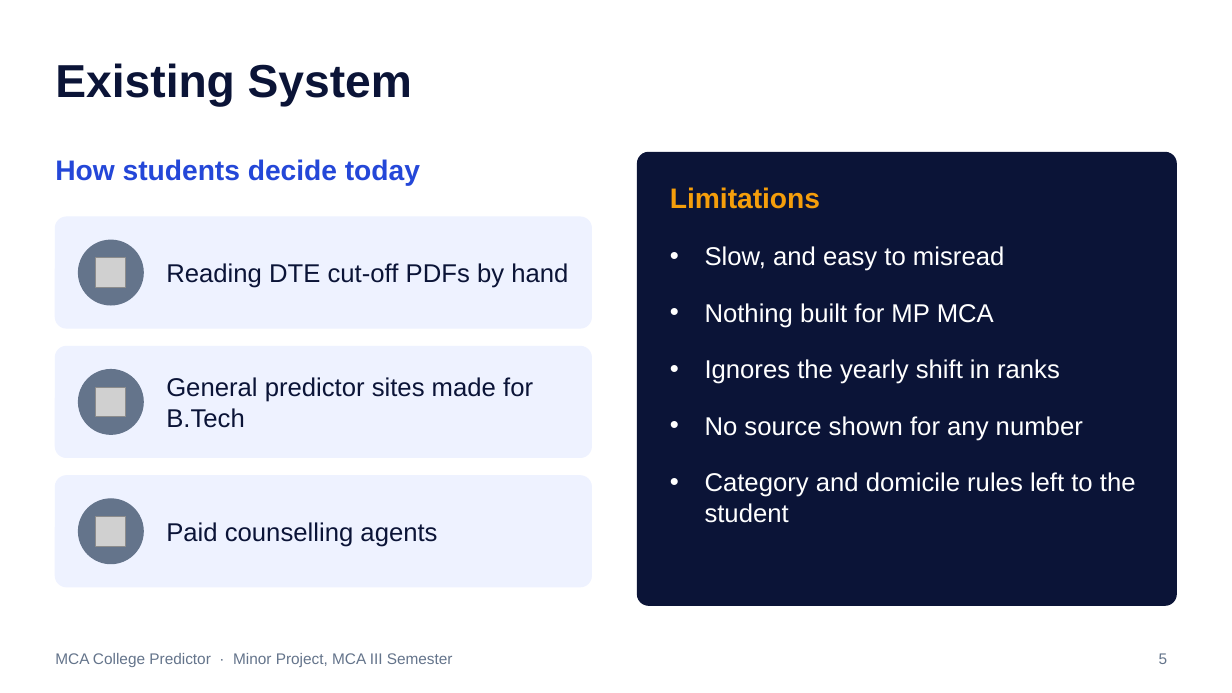
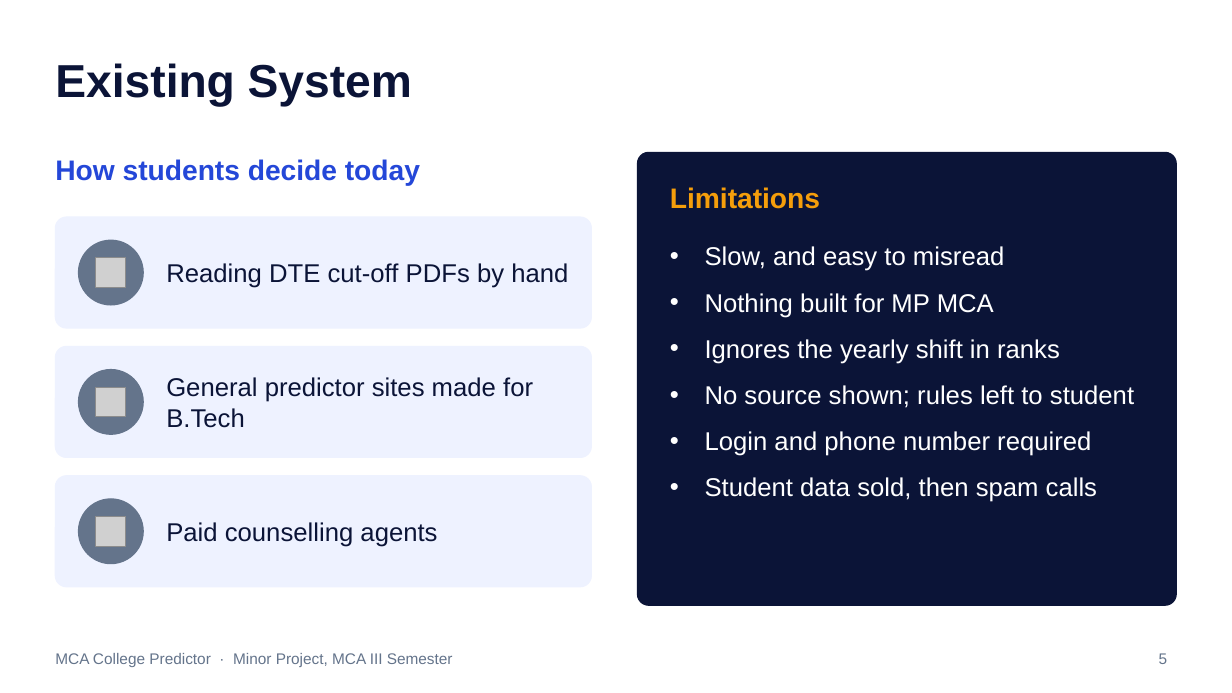
Before and after one commit to i-bhagyashree/mca-college-predictor, a slide deck: slide 5 of presentation/MCA_College_Predictor_Presentation.pptx. Drawn at 1232x693 pixels with LibreOffice and Linux fonts; fonts in the diff are those of the drawing; grey boxes stand for pictures. Boxes give left, top, right and bottom in pixels: in the first picture for what was removed or moved away, otherwise in the second. Text is boxed around its words. In the diff, an @@ line names an element or a change of style, - is before the commit and + after.

Commit message:
Presentation: last year's cut-offs as the prediction basis; privacy problem of existing systems

```diff
--- a/presentation/MCA_College_Predictor_Presentation.pptx
+++ b/presentation/MCA_College_Predictor_Presentation.pptx
@@ text at <box>705,246,1060,364</box>: less space between paragraphs @@
@@ text at <box>705,385,1134,502</box>: text changed @@
-• No source shown for any number
-• Category and domicile rules left to the student
+• No source shown; rules left to student
+• Login and phone number required
+• Student data sold, then spam calls
```
Also in this commit, not shown: 2 other slides changed, 1 other file.
